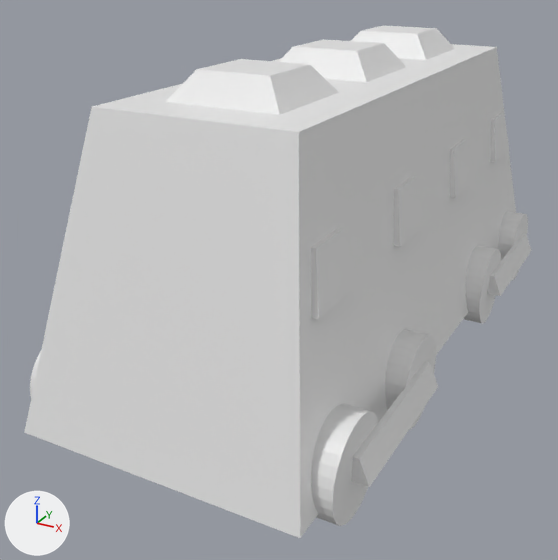
What one commit did to the glTF model assets/models/Train/Wagon.glb.
Both versions are drawn from a 50 mm camera at (9.8, -21.5, 10.2) aimed at (-1.1, -1.7, 0.3). Arrows for +X, +Y and +Z are at lower left; the lights stay in place. The older version comes first.

The first picture shows 'roda_esquerda.001', 'vagao'.
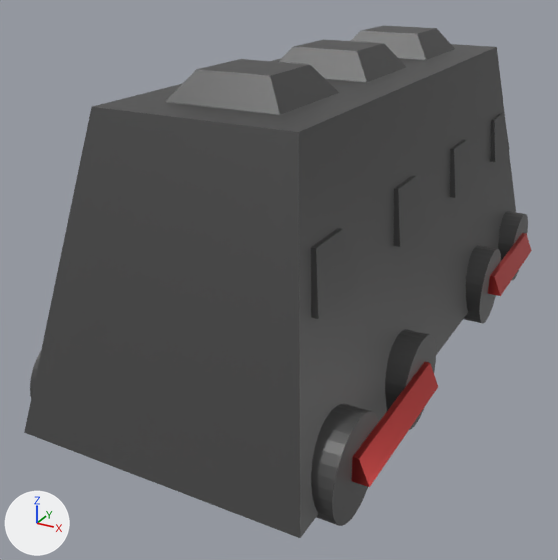
Location of each change, (x1, y1, x2, y2) in pixels of the pictures (558 x 560 px):
'vagao', recoloured (white to dark grey)
    both: (24, 26, 528, 538)
'roda_esquerda.001', recoloured
    both: (351, 233, 532, 487)

What changed in the scene script:
```text
Add mat_material_001:
    mat_material_001 = principled_material('Material.001')
    mat_material_001.base_color = (0.0919, 0.0919, 0.0919)  # dark grey #555555
    mat_material_001.metallic = 0.409
Add mat_material_002:
    mat_material_002 = principled_material('Material.002')
    mat_material_002.base_color = (0.801, 0.0775, 0.0726)  # red #e74f4c
    mat_material_002.metallic = 1.0
    mat_material_002.roughness = 0.311
Change me_cube_001:
    where me_cube_001.from_pydata(...)  # 16 vertices, 24 faces; spans x 4.4..4.8, y -8.2..8.2, z -1.0..-0.3
    add me_cube_001.materials.append(mat_material_002)  # red #e74f4c
Change me_cube:
    where me_cube.from_pydata(...)  # 608 vertices, 1136 faces; spans x -4.4..4.4, y -10.0..10.0, z -2.1..7.4
    remove me_cube.materials.append(mat_material)  # white #e7e7e7
    add me_cube.materials.append(mat_material_001)  # dark grey #555555
```
